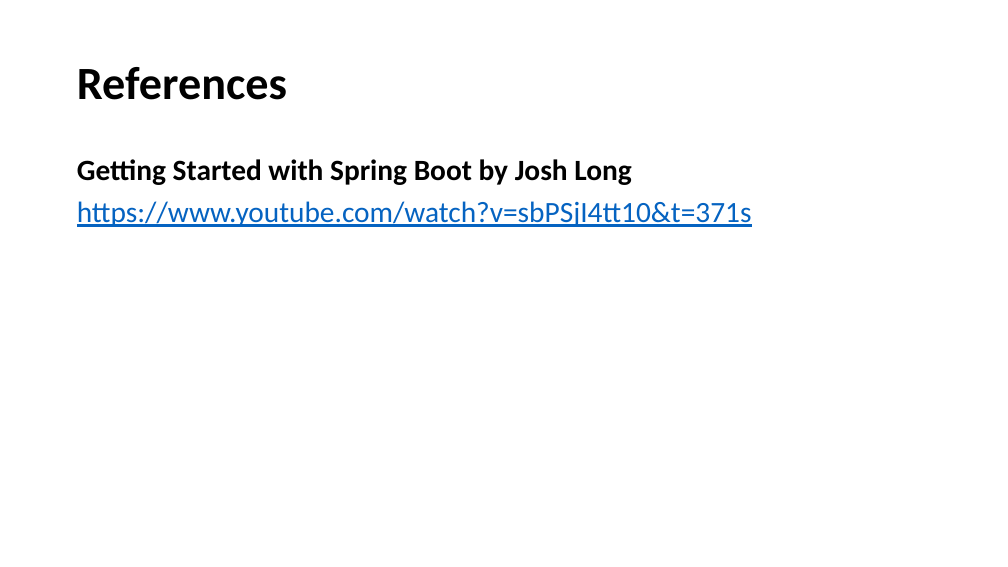
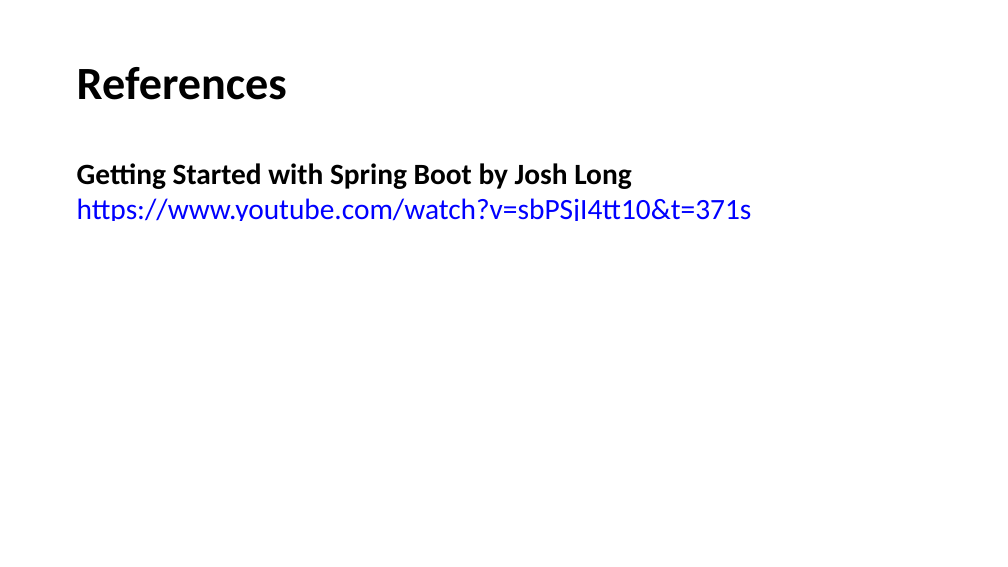
Before and after one commit to marcelovgomes/demo-internal-contacts, a slide deck: slide 10 of presentation_resources/spring-boot-demo-presentation.pptx (slide 7 before the commit). Drawn at 1008x567 pixels with LibreOffice and Linux fonts; fonts in the diff are those of the drawing. Boxes give left, top, right and bottom in pixels: in the first picture for what was removed or moved away, otherwise in the second. Text is boxed around its words. In the diff, an @@ line names an element or a change of style, - is before the commit and + after.

```diff
--- a/presentation_resources/spring-boot-demo-presentation.pptx
+++ b/presentation_resources/spring-boot-demo-presentation.pptx
@@ text "Getting Started with Spring Boot ..." at [77, 163, 752, 221]: text colour #0563C1 to #0000FF in "https://www.youtube.com/watch?v=sbPSjI4tt10&t=371s"; line spacing 0.9 to 1; less space between paragraphs @@
```
Also in this commit, not shown: 6 other slides changed, 3 slides added, 2 other files.
